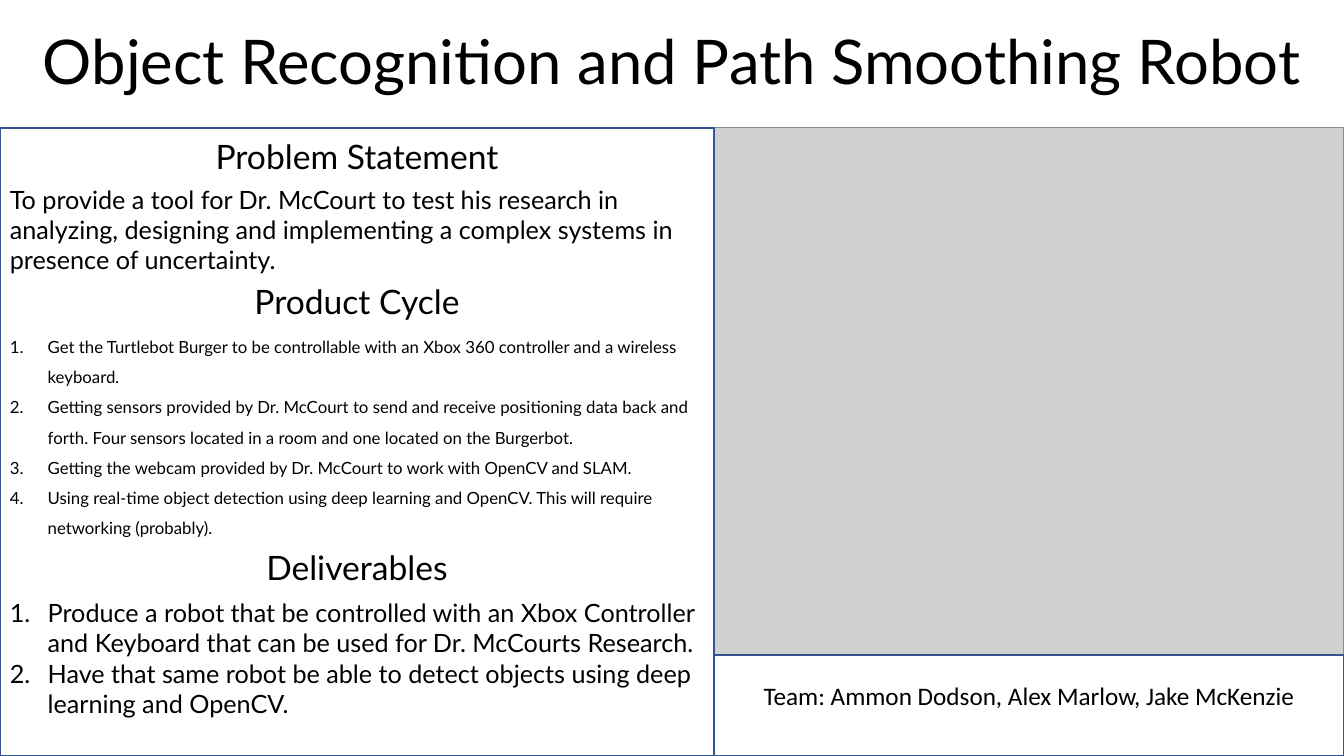
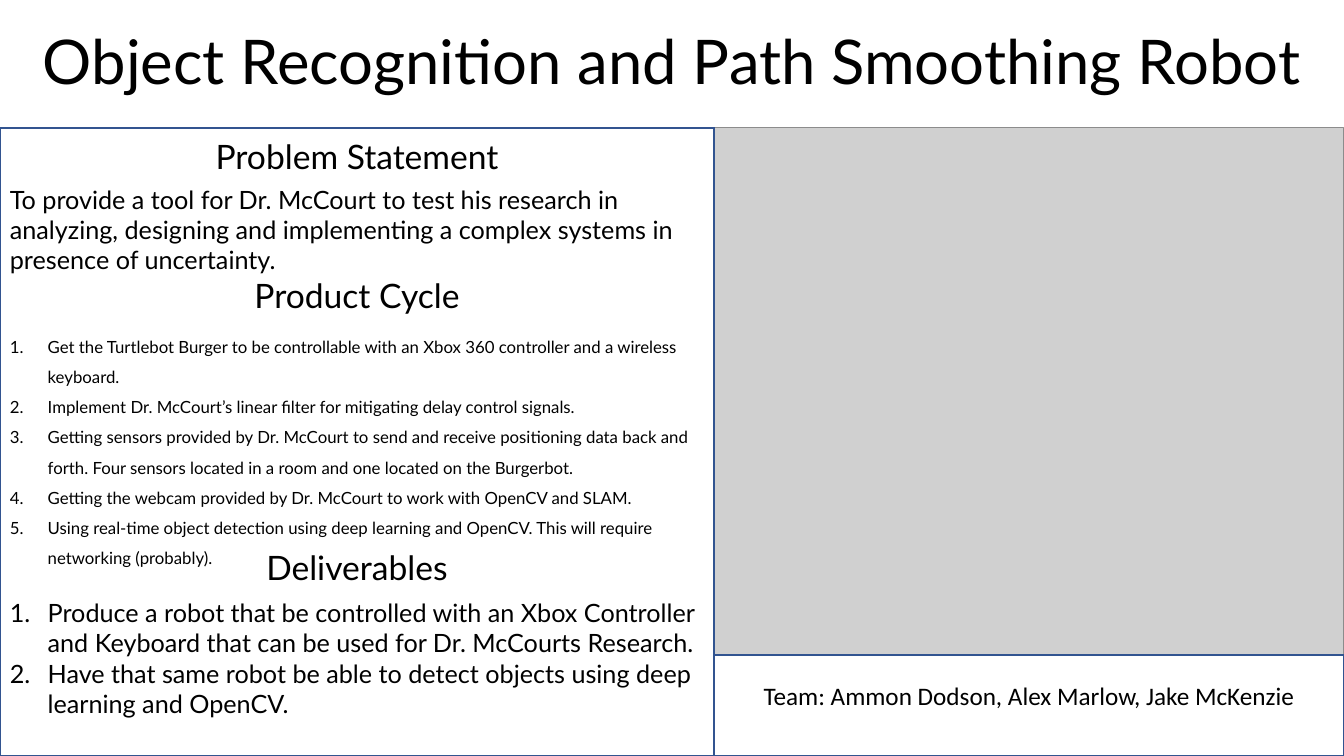
Before and after one commit to jakemckenzie/WeeklyReports, a slide deck: slide 1 of foil.pptx. Drawn at 1344x756 pixels with LibreOffice and Linux fonts; fonts in the diff are those of the drawing; grey boxes stand for pictures. Boxes give left, top, right and bottom in pixels: in the first picture for what was removed or moved away, otherwise in the second. Text is boxed around its words. In the diff, an @@ line names an element or a change of style, - is before the commit and + after.

Commit message:
added a product cycle

```diff
--- a/foil.pptx
+++ b/foil.pptx
@@ text "Product Cycle": place and size @@
-text "Product Cycle" at [254,289,459,320]
+text "Product Cycle" at [254,283,459,314]
@@ text at [48,400,575,416]: paragraph added @@
+2. Implement Dr. McCourt’s linear filter for mitigating delay control signals.
```
